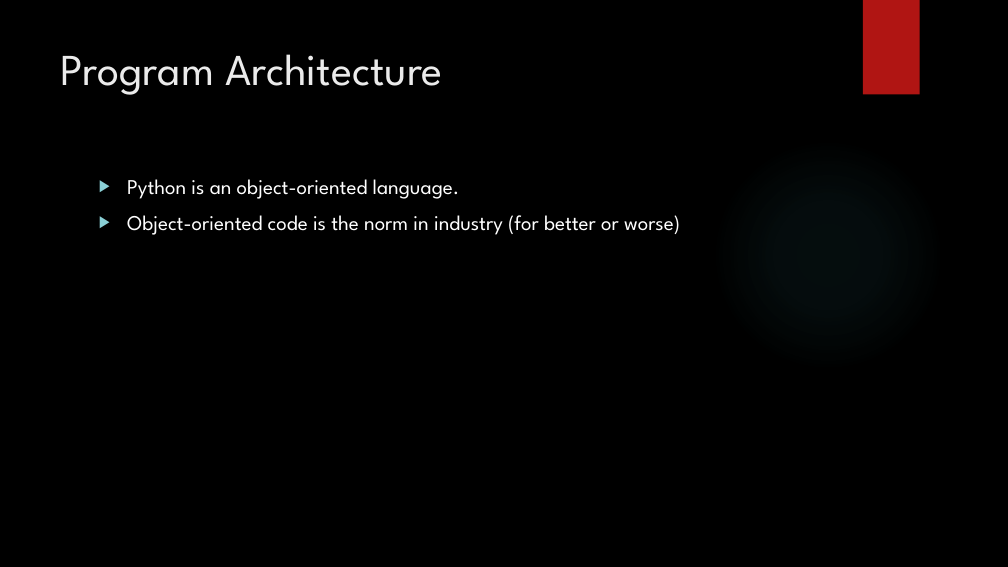
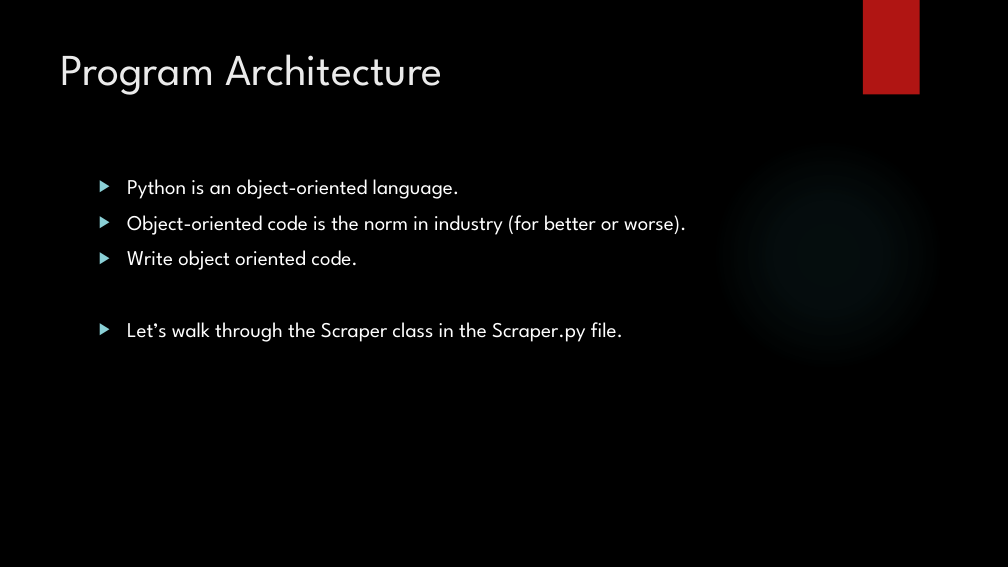
Before and after one commit to nicholas-vogt/modeling-march-madness, a slide deck: slide 35 of 1 Web Scraping.pptx. Drawn at 1008x567 pixels with LibreOffice and Linux fonts; fonts in the diff are those of the drawing; background and template pictures are left out. Boxes give left, top, right and bottom in pixels: in the first picture for what was removed or moved away, otherwise in the second. Text is boxed around its words. In the diff, an @@ line names an element or a change of style, - is before the commit and + after.

```diff
--- a/1 Web Scraping.pptx
+++ b/1 Web Scraping.pptx
@@ text at (x1=127, y1=215, x2=687, y2=342): text changed @@
-▶ Object-oriented code is the norm in industry (for better or worse)
+▶ Object-oriented code is the norm in industry (for better or worse).
+▶ Write object oriented code.
+▶ Let’s walk through the Scraper class in the Scraper.py file.
```
Also in this commit, not shown: 5 other slides changed, 1 slide added, 13 other files.
